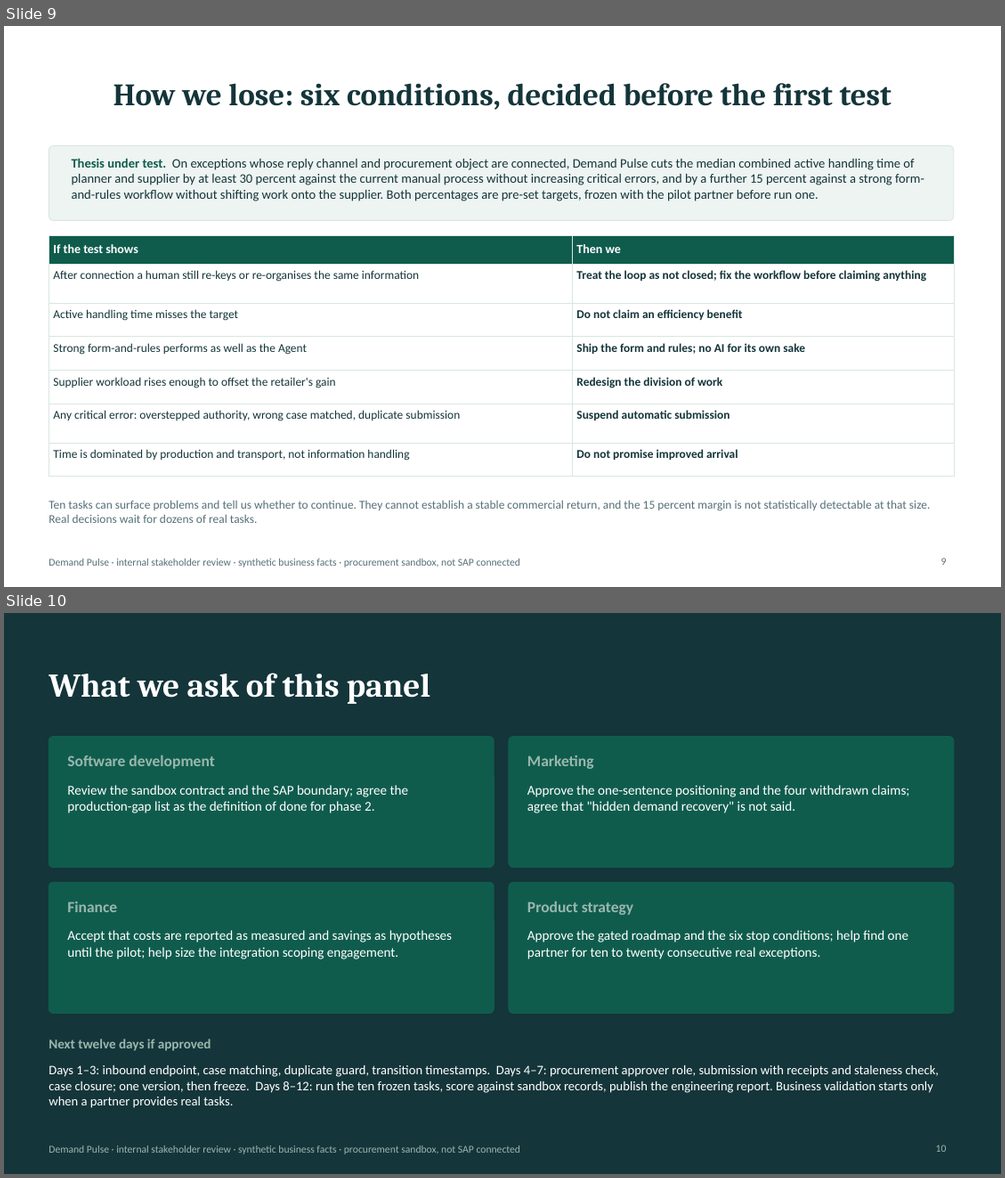
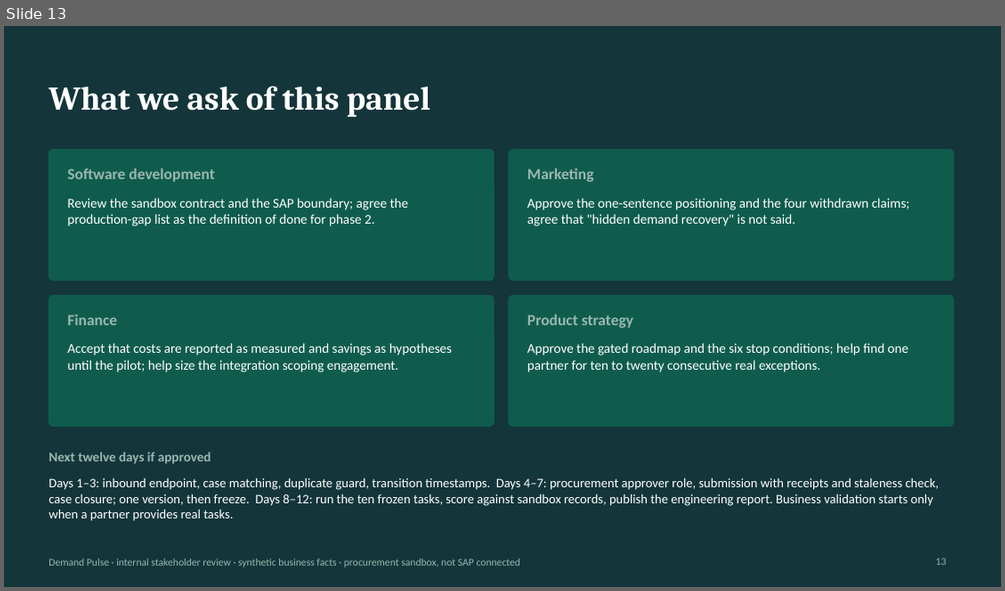
Before and after one commit to logisticPM/sap, a slide deck: presentations/SAP_Demand_Pulse_Business_Case_Deck.pptx. Shown one above the other, each under a label of ours: slides 9 and 10 before the commit, slide 13 after it. The pictures are 1005x1178 and 1005x591 pixels, drawn with LibreOffice and Linux fonts; fonts in the diff are those of the drawing. Boxes give left, top, right and bottom in pixels: in the first picture for what was removed or moved away, otherwise in the second. Text is boxed around its words. In the diff, an @@ line names an element or a change of style, - is before the commit and + after.

```diff
--- a/presentations/SAP_Demand_Pulse_Business_Case_Deck.pptx
+++ b/presentations/SAP_Demand_Pulse_Business_Case_Deck.pptx
@@ slide 9 removed at bbox=[4, 26, 1001, 587], background #FFFFFF @@
@@ title removed at bbox=[113, 83, 892, 110] @@
-How we lose: six conditions, decided before the first test
@@ rounded rectangle removed at bbox=[48, 145, 954, 220] @@
@@ text removed at bbox=[72, 158, 924, 201] @@
-Thesis under test. On exceptions whose reply channel and procurement object are connected, Demand Pulse cuts the median combined active handling time of planner and supplier by at least 30 percent against the current manual process without increasing critical errors, and by a further 15 percent against a strong form-and-rules workflow without shifting work onto the supplier. Both percentages are pre-set targets, frozen with the pilot partner before run one.
@@ table removed at bbox=[48, 235, 954, 464], 7 rows, 2 columns @@
-If the test shows | Then we
-After connection a human still re-keys or re-organises the same information | Treat the loop as not closed; fix the workflow before claiming anything
-Active handling time misses the target | Do not claim an efficiency benefit
-Strong form-and-rules performs as well as the Agent | Ship the form and rules; no AI for its own sake
-Supplier workload rises enough to offset the retailer's gain | Redesign the division of work
-Any critical error: overstepped authority, wrong case matched, duplicate submission | Suspend automatic submission
-Time is dominated by production and transport, not information handling | Do not promise improved arrival
@@ text removed at bbox=[48, 499, 930, 523] @@
-Ten tasks can surface problems and tell us whether to continue. They cannot establish a stable commercial return, and the 15 percent margin is not statistically detectable at that size. Real decisions wait for dozens of real tasks.
@@ text removed at bbox=[48, 558, 521, 567] @@
-Demand Pulse · internal stakeholder review · synthetic business facts · procurement sandbox, not SAP connected
@@ page number removed at bbox=[941, 557, 947, 564] @@
-9
@@ what was slide 10 is now slide 13 @@
@@ page number at bbox=[936, 557, 947, 564]: text changed @@
-10
+13
```
Also in this commit, not shown: 6 slides changed, 5 slides added, 8 other slides removed, 9 other files.
